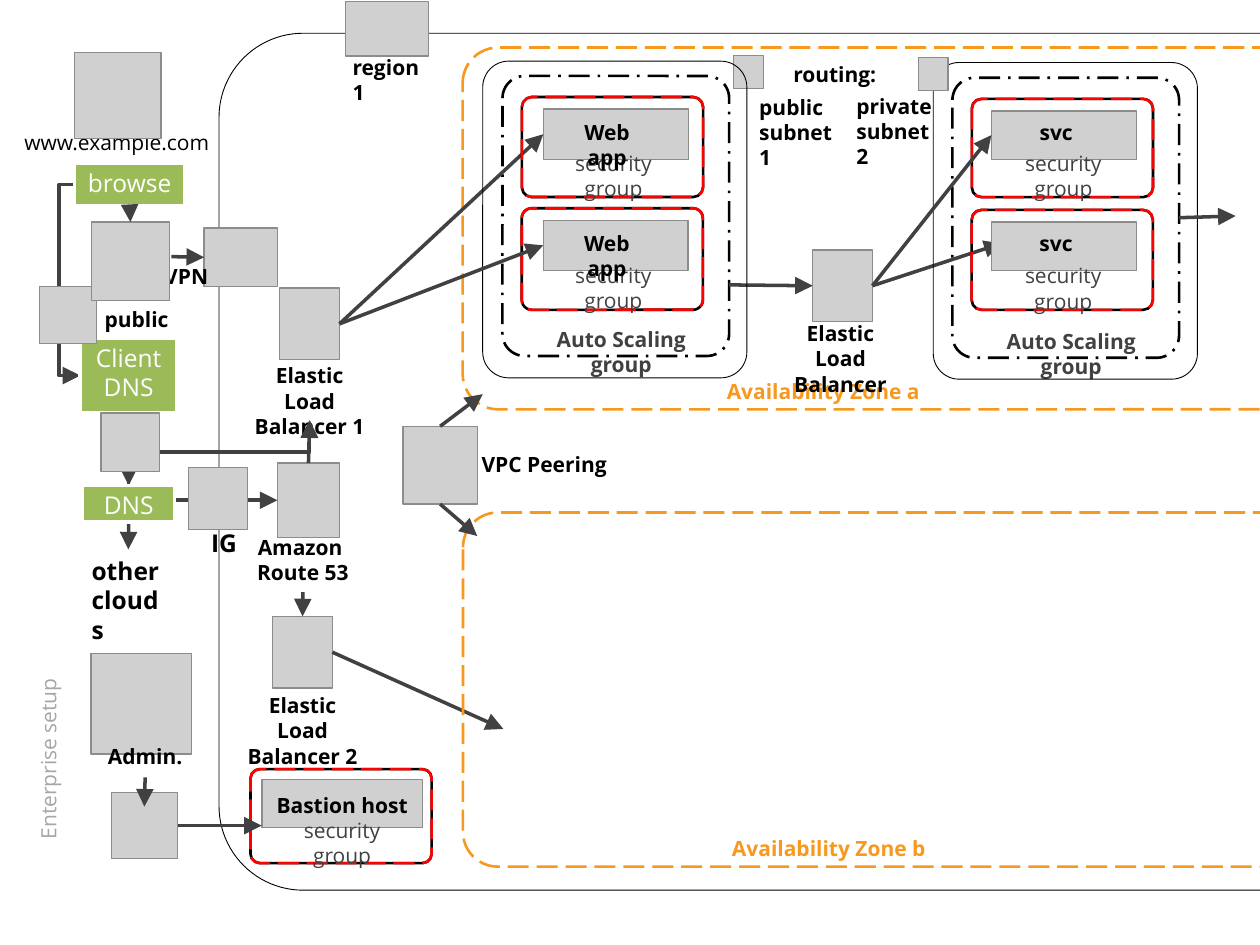
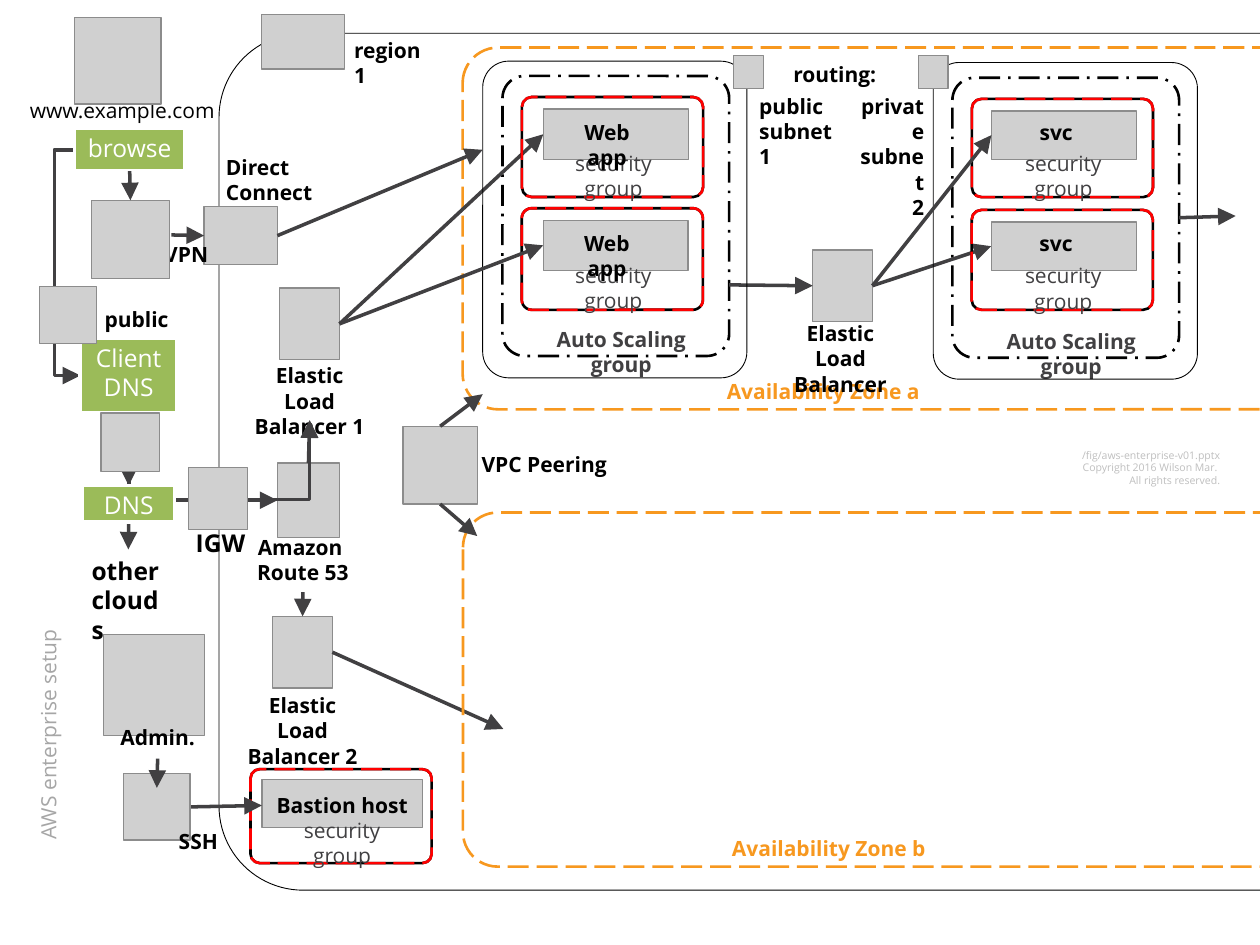
Before and after one commit to rkuma183/wilsonmar.github.io, a slide deck: slide 1 of fig/aws-enterprise-v01.pptx. Drawn at 1260x945 pixels with LibreOffice and Linux fonts; fonts in the diff are those of the drawing; grey boxes stand for pictures. Boxes give left, top, right and bottom in pixels: in the first picture for what was removed or moved away, otherwise in the second. Text is boxed around its words. In the diff, an @@ line names an element or a change of style, - is before the commit and + after.

```diff
--- a/fig/aws-enterprise-v01.pptx
+++ b/fig/aws-enterprise-v01.pptx
@@ picture: place and size @@
-picture at <box>74,53,161,140</box>
+picture at <box>74,18,161,105</box>
@@ picture: place and size @@
-picture at <box>345,1,428,55</box>
+picture at <box>262,15,345,69</box>
@@ text "region 1" rewrapped from <box>353,55,419,100</box> to <box>354,42,420,83</box> @@
@@ text "public" rewrapped from <box>759,99,832,165</box> to <box>759,98,823,164</box> @@
@@ text "private subnet" at <box>759,123,924,222</box>: alignment left to right @@
@@ text "www.example.com": place and size @@
-text "www.example.com" at <box>24,130,209,155</box>
+text "www.example.com" at <box>30,98,215,123</box>
@@ rectangle "browser": place and size @@
-rectangle "browser" at <box>74,164,185,207</box>
+rectangle "browser" at <box>74,129,185,171</box>
@@ elbow arrow moved from (74, 184) - (81, 375) to (74, 150) - (81, 375) @@
@@ arrow moved from (130, 205) - (131, 222) to (130, 171) - (131, 200) @@
@@ text added at <box>226,159,312,207</box>, 12 pt, text #000000, bold @@
+Direct Connect
@@ arrow added from (277, 236) to (483, 150), #414042 2 pt @@
@@ 2 pictures, 1 text: place and size @@
-2 pictures, 1 text at <box>91,222,277,300</box>
+2 pictures, 1 text at <box>91,200,277,278</box>
@@ arrow moved from (171, 257) - (204, 257) to (171, 234) - (204, 236) @@
@@ arrow moved from (872, 286) - (1002, 243) to (872, 286) - (992, 246) @@
@@ elbow arrow (129, 413) - (310, 421): route changed @@
@@ text added at <box>1082,451,1221,486</box>, 6 pt, text #BFBFBF @@
+/fig/aws-enterprise-v01.pptx
+Copyright 2016 Wilson Mar.
+All rights reserved.
@@ text at <box>196,529,246,558</box>: text changed @@
-IG
+IGW
@@ text at <box>34,634,63,838</box>: text changed @@
-Enterprise setup
+AWS enterprise setup
@@ 2 pictures, 1 text, 1 arrow: place and size @@
-2 pictures, 1 text, 1 arrow at <box>91,654,192,859</box>
+2 pictures, 1 text, 1 arrow at <box>103,635,204,840</box>
@@ arrow moved from (178, 825) - (262, 825) to (190, 806) - (262, 805) @@
@@ text added at <box>179,829,218,850</box>, 12 pt, text #000000, bold @@
+SSH
```
Also in this commit, not shown: 11 other files.
